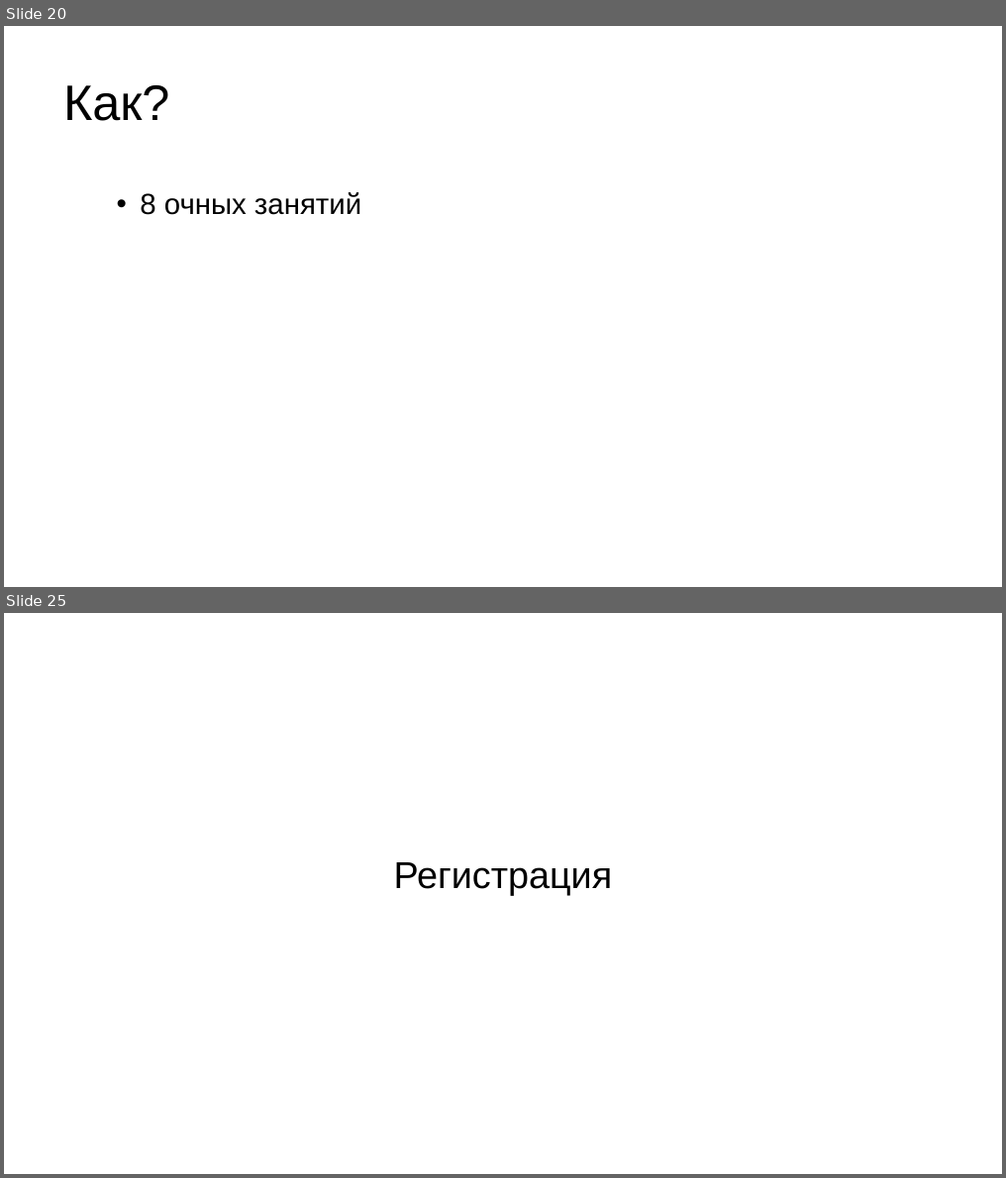
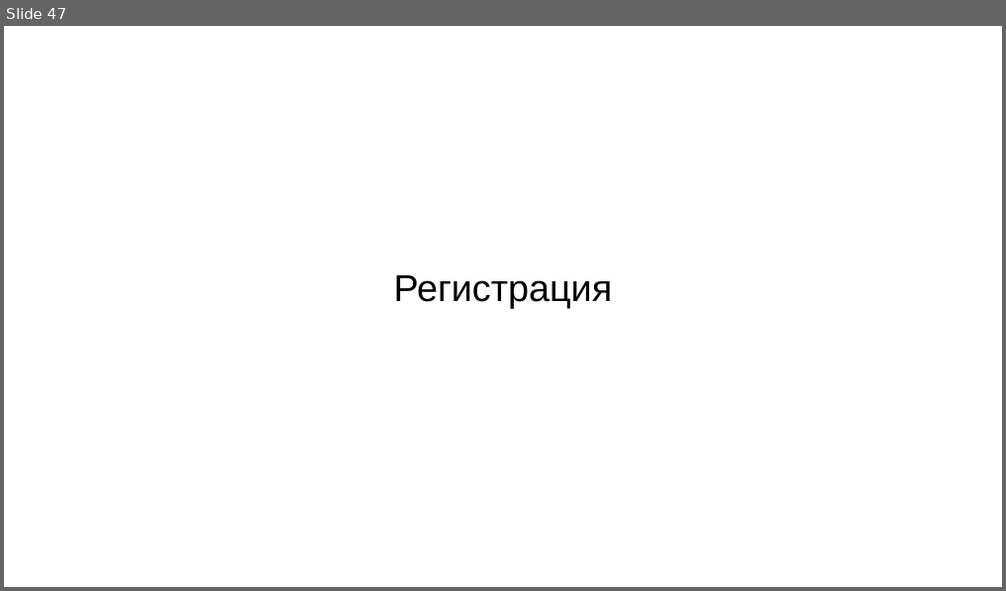
Before and after one commit to serge0699/verif_elective_miet, a slide deck: doc/preview.pptx. Shown one above the other, each under a label of ours: slides 20 and 25 before the commit, slide 47 after it; the slides between them are not shown. The pictures are 1006x1178 and 1006x591 pixels, drawn with LibreOffice and Linux fonts; fonts in the diff are those of the drawing. Boxes give left, top, right and bottom in pixels: in the first picture for what was removed or moved away, otherwise in the second. Text is boxed around its words. In the diff, an @@ line names an element or a change of style, - is before the commit and + after.

```diff
--- a/doc/preview.pptx
+++ b/doc/preview.pptx
@@ slide 20 removed at <box>4,26,1002,587</box>, background #FFFFFF @@
@@ text removed at <box>63,85,169,121</box> @@
-Как?
@@ text removed at <box>140,192,361,215</box> @@
-• 8 очных занятий
@@ what was slide 25 is now slide 47 @@
```
Also in this commit, not shown: 19 slides changed, 25 slides added, 2 other slides removed, 2 other files.
